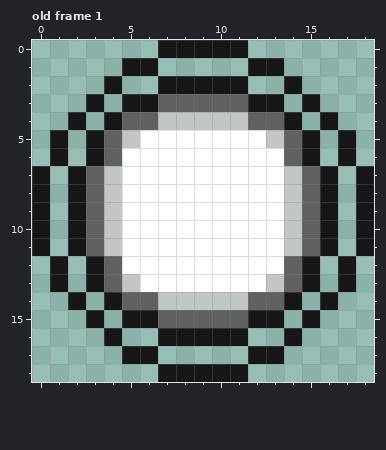
Pixel-art file: Assets/img/orb.ase. Above, as it was before the edit.
19x19 pixels, 1 frame. Colours within 5 levels of each other are drawn and written as one. Shown: old frame 1. The commit also changed other frames, which this record leaves out.
After:
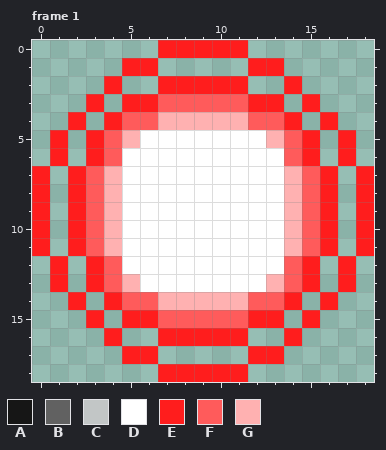
Palette (. is transparent): A #161616  B #616161  C #c2c6c6  D #ffffff  E #ff1d1d  F #ff5b5b  G #ffb1b1
A new or re-ordered frame is compared with the old frame closest to it.
Difference:
frames 1 -> 14
layer "orb_r" added
layer "Layer 1" removed
Changed rows in their new state; - is an unchanged pixel.
Frame 1 is new; against old frame 1, layer "orb_r":
first column x 0:
 0 -------EEEEE-------
 1 -----EE-----EE-----
 2 ----E--EEEEE--E----
 3 ---E-EEFFFFFEE-E---
 4 --E-EFFGGGGGFFE-E--
 5 -E-EFG-------GFE-E-
 6 -E-EF---------FE-E-
 7 E-EFG---------GFE-E
 8 E-EFG---------GFE-E
 9 E-EFG---------GFE-E
10 E-EFG---------GFE-E
11 E-EFG---------GFE-E
12 -E-EF---------FE-E-
13 -E-EFG-------GFE-E-
14 --E-EFFGGGGGFFE-E--
15 ---E-EEFFFFFEE-E---
16 ----E--EEEEE--E----
17 -----EE-----EE-----
18 -------EEEEE-------
Where, in picture pixels (left, top, right, bottom), the same in both pictures:
changed: (32, 40, 374, 382)
